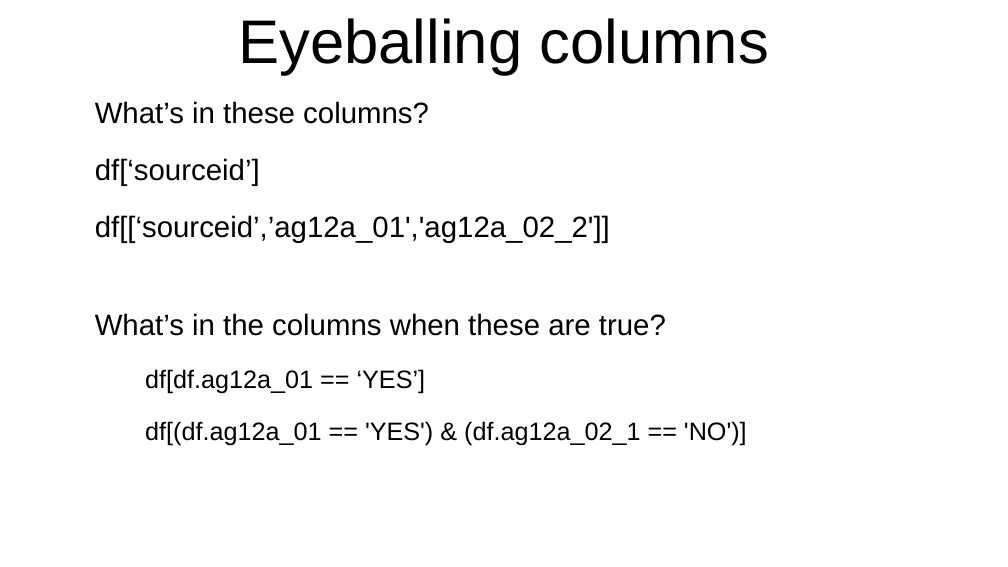
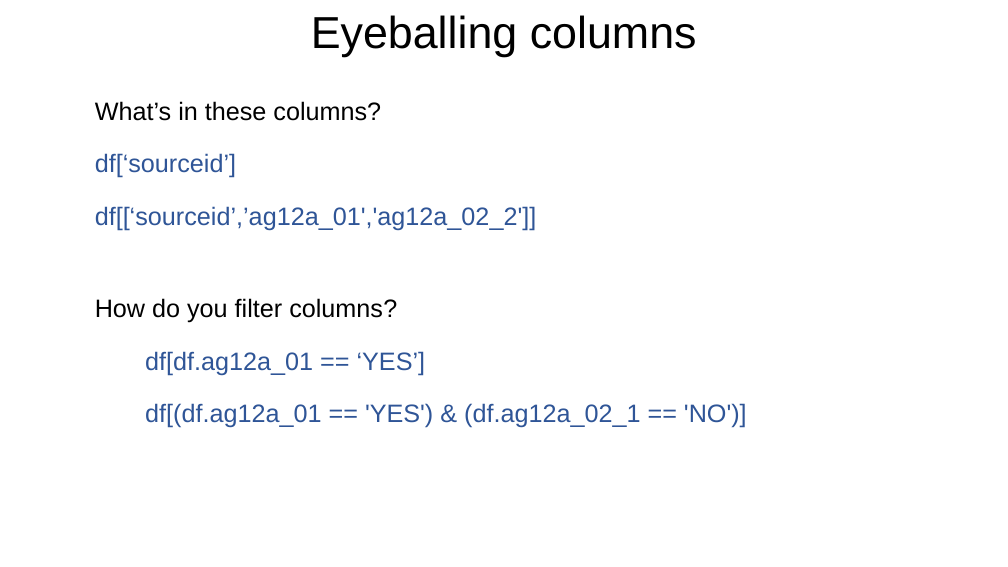
Before and after one commit to bodacea/datascienceforbeginners, a slide deck: slide 23 of Session 05 Cleaning and Exploring.ppt. Drawn at 1008x567 pixels with LibreOffice and Linux fonts; fonts in the diff are those of the drawing. Boxes give left, top, right and bottom in pixels: in the first picture for what was removed or moved away, otherwise in the second. Text is boxed around its words. In the diff, an @@ line names an element or a change of style, - is before the commit and + after.

```diff
--- a/Session 05 Cleaning and Exploring.ppt
+++ b/Session 05 Cleaning and Exploring.ppt
@@ title "Eyeballing columns" at (311,15,697,57): size 44 to 32 pt @@
@@ text at (95,101,747,428): size 21 to 18 pt in "What’s in these columns?", "df[‘sourceid’]", "df[[‘sourceid’,’ag12a_01','ag12a_02_2']]"; text colour #000000 to #2F5597 in "df[‘sourceid’]", "df[[‘sourceid’,’ag12a_01','ag12a_02_2']]", "df[df.ag12a_01 == ‘YES’]", "df[(df.ag12a_01 == 'YES') & (df.ag12a_02_1 == 'NO')]" @@
@@ text at (95,298,397,323): text changed; size 21 to 18 pt @@
-• What’s in the columns when these are true?
+• How do you filter columns?
```
Also in this commit, not shown: 26 other slides changed, 2 slides added, 2 slides removed.
